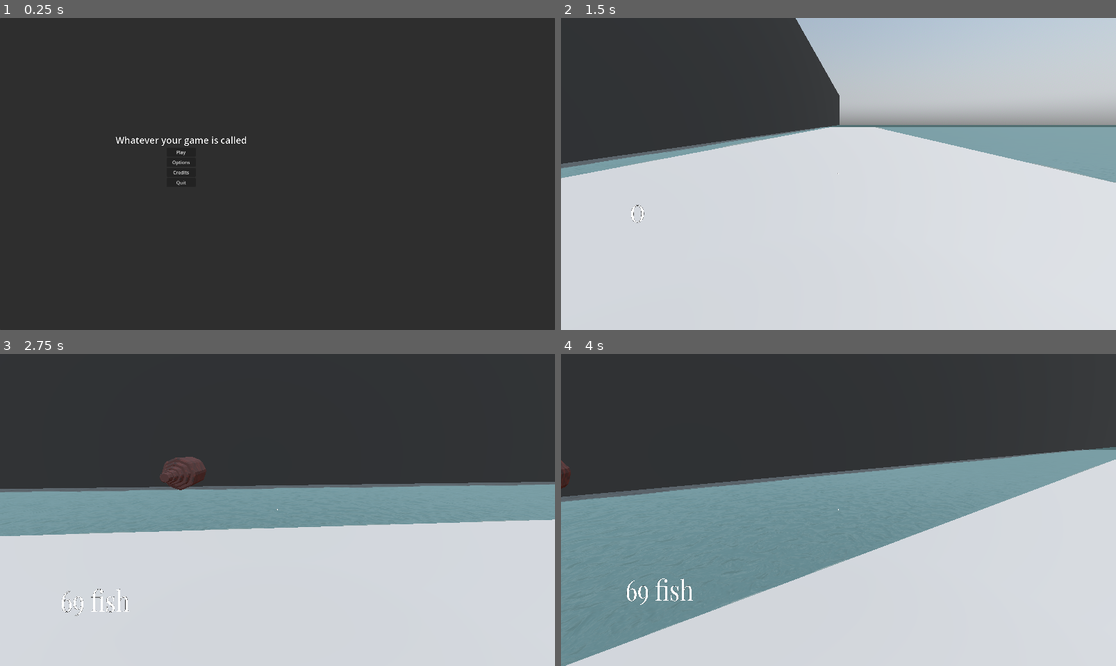
Above: before the commit, frames 1-4 (two rows, left to right).
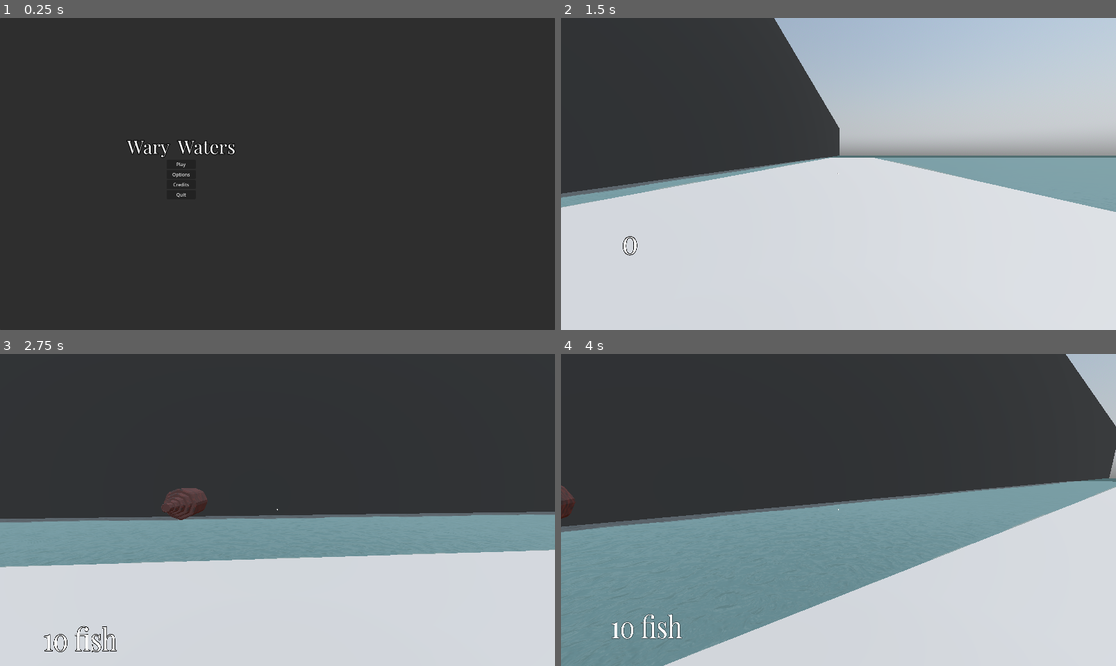
Above: after the commit, the same moments.

Repository: Nazsgull/FPS_Godot
Game: Godot game, scene res://scenes/UI/main_menu.tscn
Same seed, same stepped clock (60 frames per second), same inputs: the game is played once before the commit and once after it.
Inputs (mouse positions are in pixels of both pictures, inside the frame that each line leads up to):
- Up to frame 1 (0.25 s): no input
- Up to frame 2 (1.5 s): click "Play" at 0.5 s; tap Enter (ui_accept) at 1.25 s; move the mouse to (866, 174) at 1.27 s; hold W (forward) from 1.28 s (still down); hold Ctrl (crouch) from 1.28 s (still down)
- Up to frame 3 (2.75 s): keep holding W (forward); tap Enter (ui_accept) at 1.52, 2.27 s; move the mouse to (249, 510) at 2.02 s; release Ctrl (crouch) at 2.03 s; tap E (interact) at 2.1 s
- Up to frame 4 (4 s): keep holding W (forward); move the mouse to (849, 503) at 2.77 s; click (849, 503) at 2.85 s; move the mouse to (832, 516) at 3.52 s; tap Shift (sprint) at 3.6 s; tap Enter (ui_accept) at 3.77 s

The runs differ from the first frame. In frame 1, 0.7% of the frame differs, in the area x 20-45%, y 37-58%; in frame 2, 18%; in frame 3, 22%, in the area x 0-100%, y 32-96%; in frame 4, 21%.

Commit message:
Ajustes menores barios y título del menú principal

Diff:
--- a/scenes/UI/main_menu.tscn
+++ b/scenes/UI/main_menu.tscn
@@ -1,6 +1,7 @@
-[gd_scene load_steps=5 format=3 uid="uid://b214xbcbjfo60"]
+[gd_scene load_steps=6 format=3 uid="uid://b214xbcbjfo60"]
 
 [ext_resource type="Script" path="res://scripts/main_menu.gd" id="1_3e030"]
+[ext_resource type="FontFile" uid="uid://c2aqepmm6c8c1" path="res://assets/fonts/PlayfairDisplay-VariableFont_wght.ttf" id="2_05h83"]
 [ext_resource type="PackedScene" uid="uid://cyb6vrmfk70r7" path="res://scenes/UI/credits.tscn" id="2_d1l4i"]
 
 [sub_resource type="StyleBoxEmpty" id="StyleBoxEmpty_y7a8y"]
@@ -10,8 +11,10 @@
 content_margin_bottom = 400.0
 
 [sub_resource type="LabelSettings" id="LabelSettings_3c71g"]
-font_size = 32
-outline_size = 5
+line_spacing = 10.0
+font = ExtResource("2_05h83")
+font_size = 64
+outline_size = 10
 outline_color = Color(0, 0, 0, 1)
 
 [node name="MainMenu" type="Control"]
@@ -44,7 +47,8 @@
 
 [node name="Label" type="Label" parent="Panel/PanelContainer/VBoxContainer"]
 layout_mode = 2
-text = "Whatever your game is called"
+text = "Wary  Waters
+"
 label_settings = SubResource("LabelSettings_3c71g")
 horizontal_alignment = 1
 vertical_alignment = 1
--- a/scenes/maps/WaryWaters_WallMap.tscn
+++ b/scenes/maps/WaryWaters_WallMap.tscn
@@ -71,7 +71,7 @@
 transform = Transform3D(0.965926, 0, -0.258819, 0.258819, 1.31134e-07, 0.965926, 3.394e-08, -1, 1.26666e-07, 0, 0, 0)
 
 [node name="Button_fancy" parent="." instance=ExtResource("5_jhipa")]
-transform = Transform3D(0.241718, -0.43769, 0, 0.43769, 0.241718, 0, 0, 0, 0.5, -67.5166, 8.87538, 18)
+transform = Transform3D(0.241718, -0.43769, 0, 0.43769, 0.241718, 0, 0, 0, 0.5, -67.5166, 8.87538, 18.5)
 
 [node name="CSGBox3D" type="CSGBox3D" parent="."]
 transform = Transform3D(1, 0, 0, 0, 1, 0, 0, 0, 1, -69, 7, 18)
@@ -80,7 +80,7 @@
 size = Vector3(20, 1, 200)
 
 [node name="Fish_bank" parent="." instance=ExtResource("6_w2flc")]
-transform = Transform3D(-4.37114e-08, 0, -1, 0, 1, 0, 1, 0, -4.37114e-08, -68, 9, 16)
+transform = Transform3D(-4.37114e-08, 0, -1, 0, 1, 0, 1, 0, -4.37114e-08, -68, 9, 17.5)
 
 [connection signal="interacted" from="Button_fancy" to="Piston" method="_on_button_fancy_interacted"]
 [connection signal="interacted" from="Button_fancy" to="Fish_bank" method="donate_1fish"]
--- a/scenes/objects/player.tscn
+++ b/scenes/objects/player.tscn
@@ -114,7 +114,7 @@
 text = "0"
 font = ExtResource("7_bnmlf")
 font_size = 256
-outline_size = 5
+outline_size = 20
 
 [node name="fishcount_updater" type="Timer" parent="."]
 
--- a/scripts/fish_bank_manager.gd
+++ b/scripts/fish_bank_manager.gd
@@ -35,7 +35,7 @@
 
 func donate_1fish(a) -> void:
 	var player_fish : int = player.get_fish()
-	if(player_fish - 1 > 0):
+	if(player_fish - 1 >= 0):
 		fish_actual += 1
 		player.set_fish(player_fish-1)
 
--- a/scripts/player.gd
+++ b/scripts/player.gd
@@ -174,7 +174,7 @@
 	get_input(delta)
 
 #FISH AREA
-@export var fishcount: int = 69
+@export var fishcount: int = 10
 @onready var fishcount_display = $fishcount_display
 @onready var bank = get_tree().get_first_node_in_group("Bank")
 
